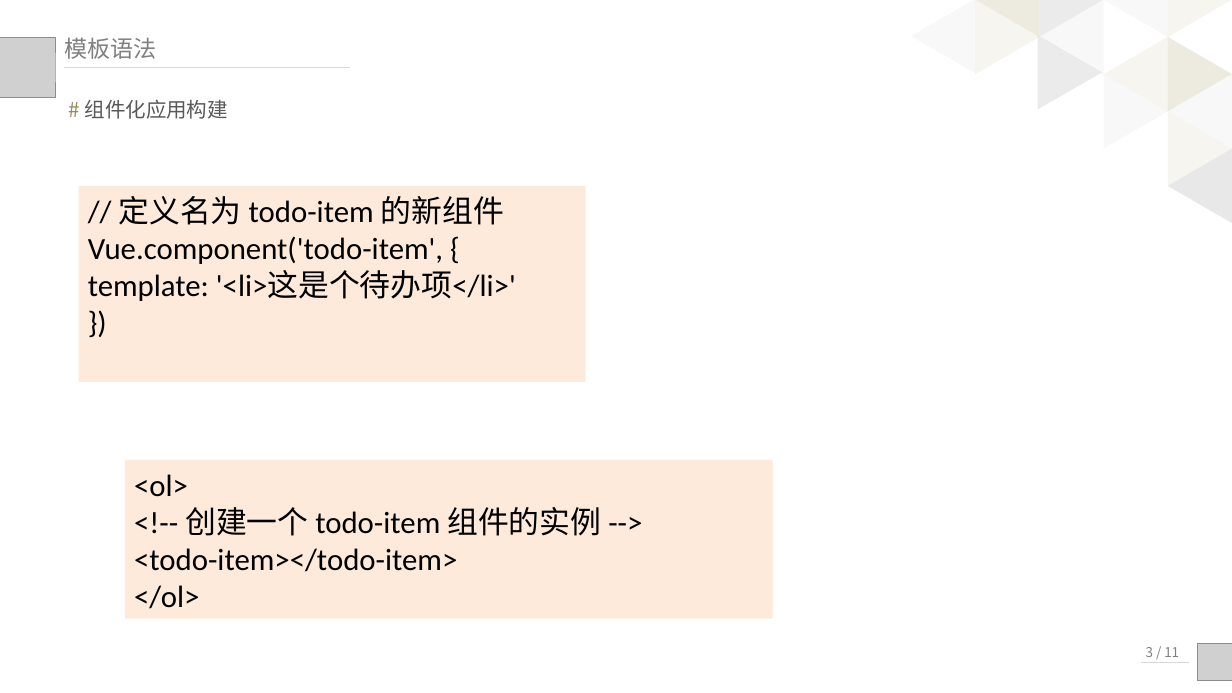
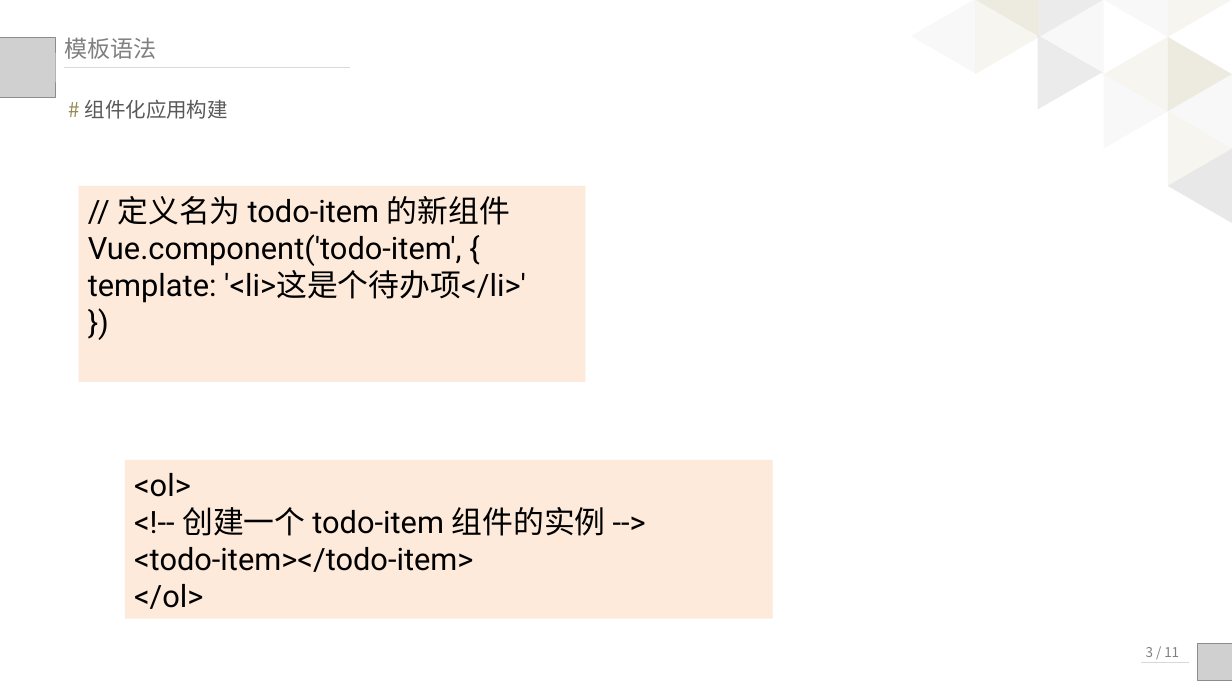
Before and after one commit to kaisajiang/Vue-Classroom, a slide deck: slide 36 of class1/Web前端框架介绍0.pptx. Drawn at 1232x693 pixels with LibreOffice and Linux fonts; fonts in the diff are those of the drawing; grey boxes stand for pictures. Boxes give left, top, right and bottom in pixels: in the first picture for what was removed or moved away, otherwise in the second. Text is boxed around its words. In the diff, an @@ line names an element or a change of style, - is before the commit and + after.

```diff
--- a/class1/Web前端框架介绍0.pptx
+++ b/class1/Web前端框架介绍0.pptx
@@ rectangle "// 定义名为 todo-item 的新组件" at [79,186,585,382]: font Calibri to Roboto @@
@@ rectangle "<ol>" at [125,460,773,619]: font Calibri to Roboto @@
```
Also in this commit, not shown: 36 other slides changed, 2 other files.
